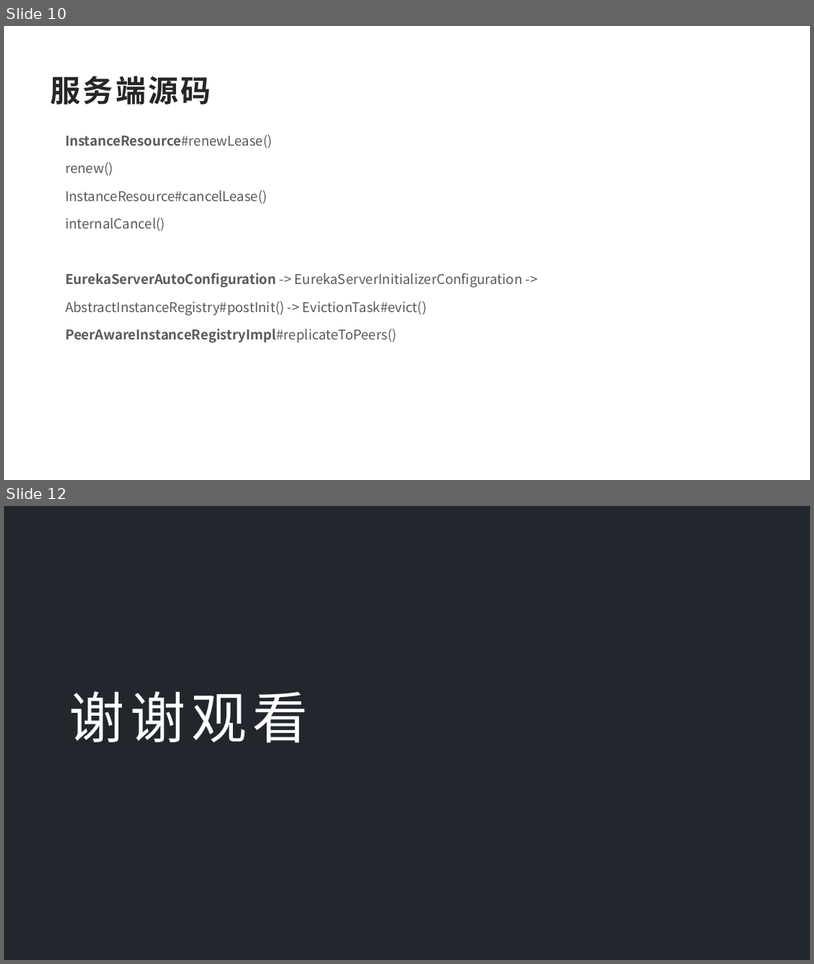
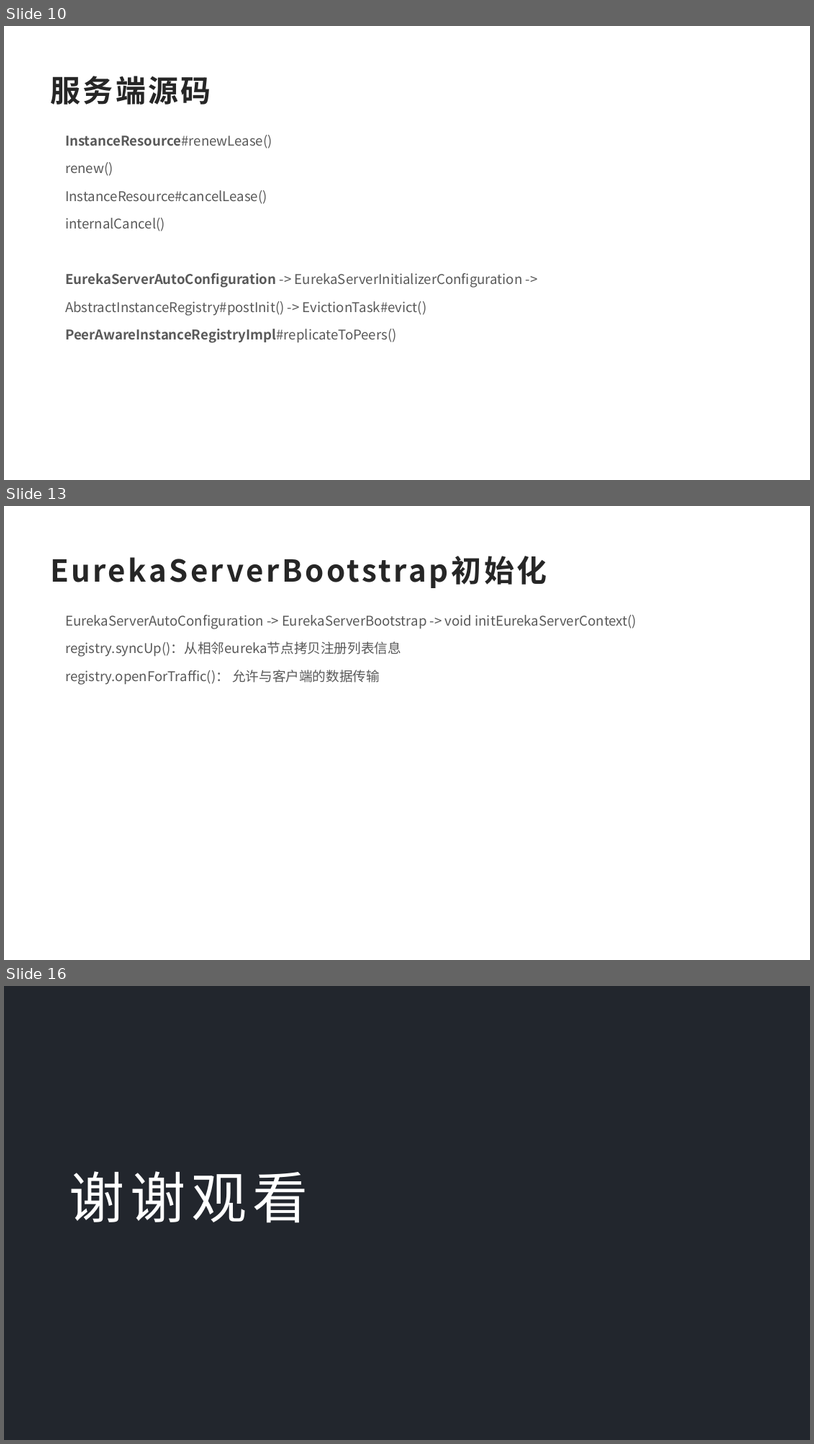
Before and after one commit to dylan7168/springcloud, a slide deck: document/SpringCloud融会贯通/01-Eureka源码解析.pptx. Shown one above the other, each under a label of ours: slides 10 and 12 before the commit, slides 10, 13 and 16 after it; the slides between them are not shown. The pictures are 814x964 and 814x1444 pixels, drawn with LibreOffice and Linux fonts; fonts in the diff are those of the drawing; background and template pictures are left out. Boxes give left, top, right and bottom in pixels: in the first picture for what was removed or moved away, otherwise in the second. Text is boxed around its words. In the diff, an @@ line names an element or a change of style, - is before the commit and + after.

```diff
--- a/document/SpringCloud融会贯通/01-Eureka源码解析.pptx
+++ b/document/SpringCloud融会贯通/01-Eureka源码解析.pptx
@@ slide 13 added at box(4, 506, 810, 960), background #FFFFFF @@
@@ text added at box(44, 546, 771, 593), 36 pt, text #262626, bold @@
+EurekaServerBootstrap初始化
@@ text added at box(65, 615, 638, 685), 16 pt, text #595959 @@
+EurekaServerAutoConfiguration -> EurekaServerBootstrap -> void initEurekaServerContext()
+registry.syncUp()：从相邻eureka节点拷贝注册列表信息
+registry.openForTraffic()： 允许与客户端的数据传输
@@ what was slide 12 is now slide 16 @@
```
Also in this commit, not shown: 1 slide changed, 3 other slides added.
